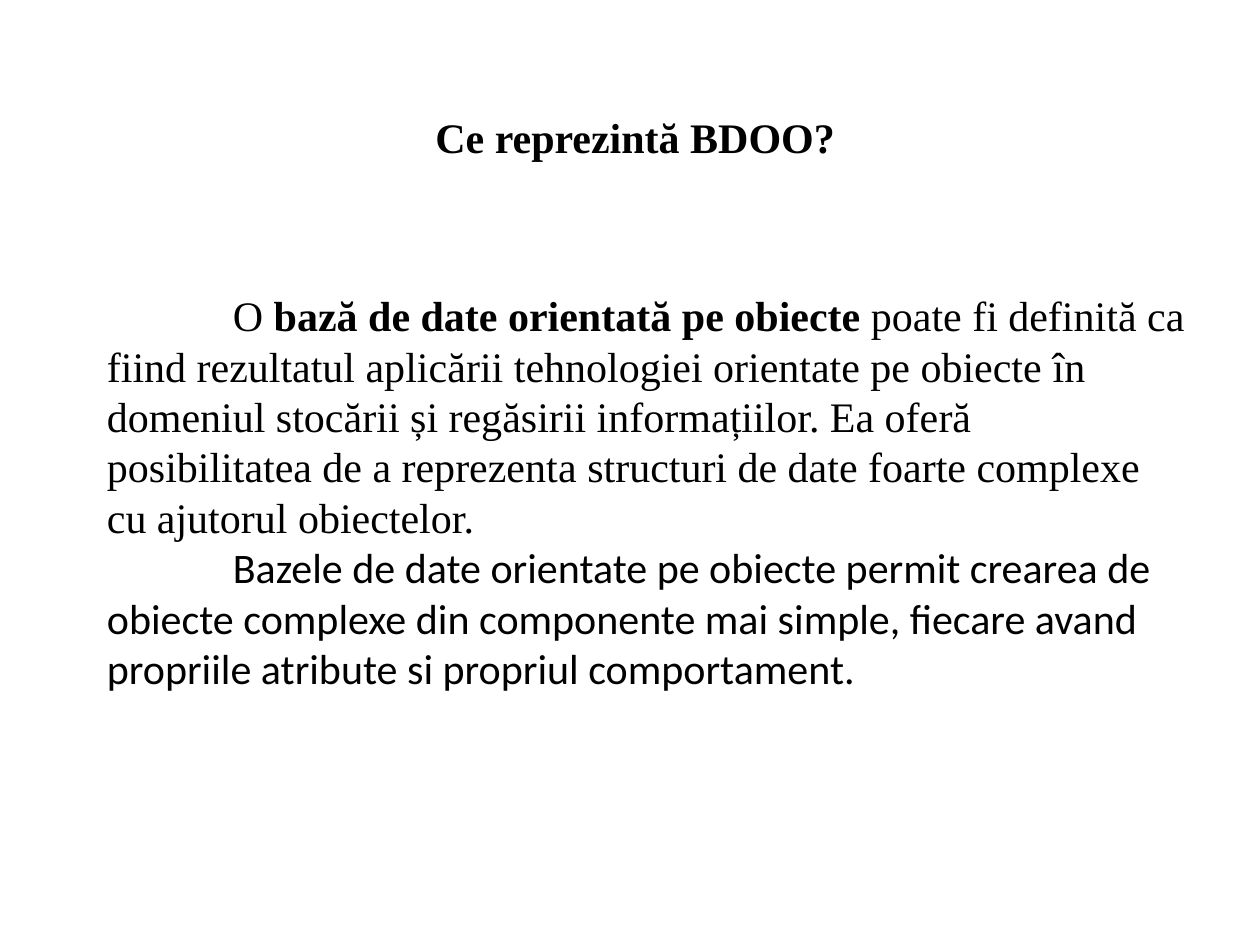
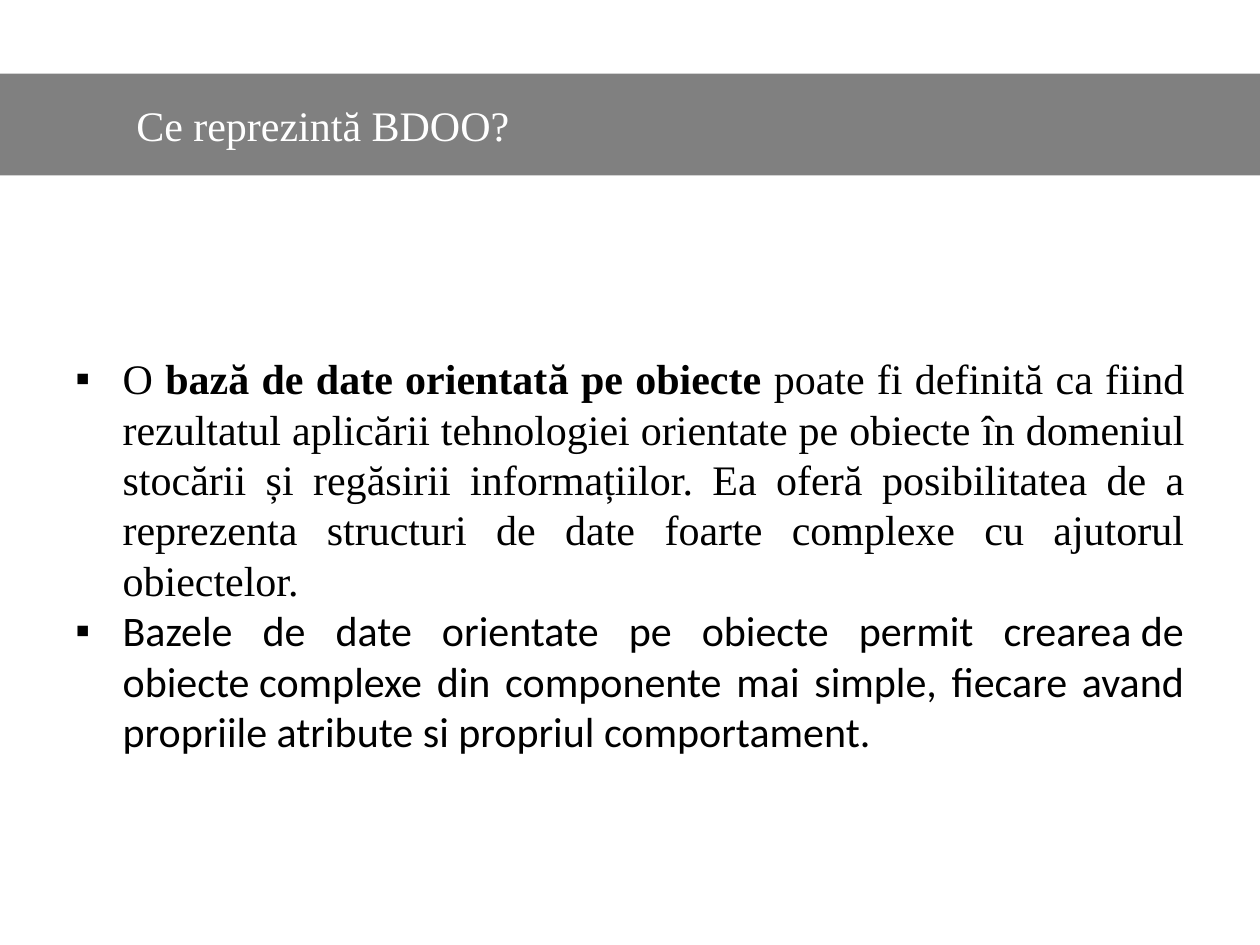
Before and after one commit to Dani25/BDOO, a slide deck: slide 3 of bdoo.pptx. Drawn at 1260x945 pixels with LibreOffice and Linux fonts; fonts in the diff are those of the drawing. Boxes give left, top, right and bottom in pixels: in the first picture for what was removed or moved away, otherwise in the second. Text is boxed around its words. In the diff, an @@ line names an element or a change of style, - is before the commit and + after.

Commit message:
Update design

```diff
--- a/bdoo.pptx
+++ b/bdoo.pptx
@@ rectangle "Ce reprezintă BDOO?": place and size @@
-rectangle "Ce reprezintă BDOO?" at <box>435,123,835,162</box>
+rectangle "Ce reprezintă BDOO?" at <box>0,73,1260,175</box>
@@ rectangle "Ce reprezintă BDOO?" at <box>0,73,1260,175</box>: text colour #000000 to #FFFFFF, bold off; alignment centre to left; vertical alignment top to middle; fill none to #808080 @@
@@ text "O bază de date orientată ...": place and size @@
-text "O bază de date orientată ..." at <box>107,301,1184,691</box>
+text "O bază de date orientată ..." at <box>123,364,1185,754</box>
@@ text "O bază de date orientată ..." at <box>123,364,1185,754</box>: alignment left to justified; bullet none to ▪ @@
```
Also in this commit, not shown: 20 other slides changed, 2 slides added, 2 slides removed.
